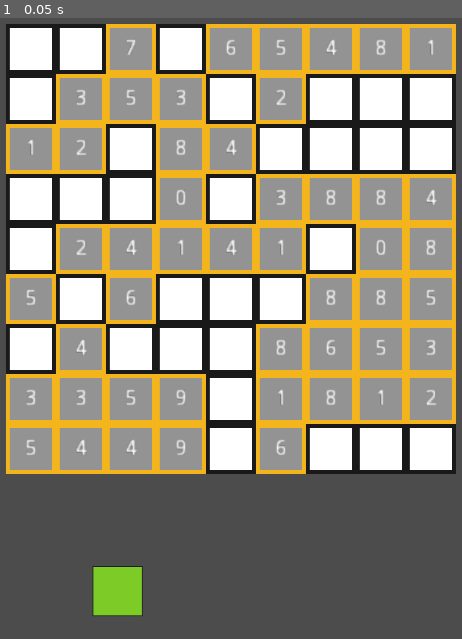
Above: before the commit, frame 1.
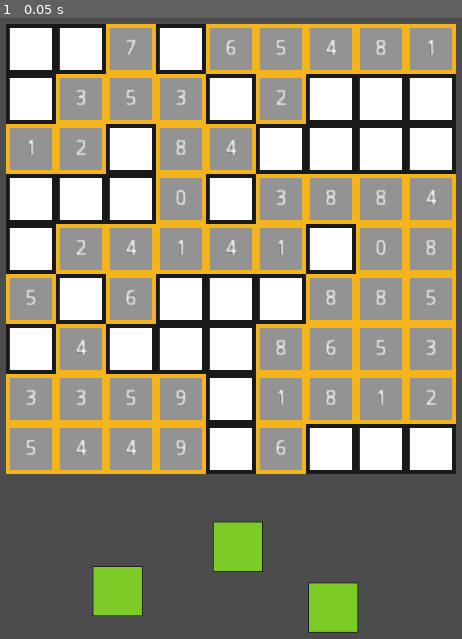
Above: after the commit, the same moment.

Repository: cierius/Tetro
Game: Godot game, scene res://Main.tscn
Same seed, same stepped clock (60 frames per second), same inputs: the game is played once before the commit and once after it.
Inputs:
- Up to frame 1 (0.05 s): no input

The runs differ from the first frame. In frame 1, 1.7% of the frame differs, in the area x 46-78%, y 81-100%.

Commit message:
Fixed up the grid locking in the Tetro script

Diff:
--- a/Main.tscn
+++ b/Main.tscn
@@ -1,8 +1,8 @@
 [gd_scene load_steps=7 format=2]
 
 [ext_resource path="res://Prefabs/grid_open.tscn" type="PackedScene" id=1]
-[ext_resource path="res://Tetro.gd" type="Script" id=2]
-[ext_resource path="res://GridManager.gd" type="Script" id=3]
+[ext_resource path="res://Scripts/Tetro.gd" type="Script" id=2]
+[ext_resource path="res://Scripts/GridManager.gd" type="Script" id=3]
 [ext_resource path="res://Assets/Sprites/green_block.png" type="Texture" id=4]
 [ext_resource path="res://Prefabs/grid_filled.tscn" type="PackedScene" id=5]
 
@@ -29,3 +29,21 @@
 
 [node name="CollisionShape2D" type="CollisionShape2D" parent="green_block/StaticBody2D"]
 shape = SubResource( 1 )
+
+[node name="green_block2" type="Sprite" parent="."]
+position = Vector2( 127, 331 )
+texture = ExtResource( 4 )
+
+[node name="StaticBody2D" type="StaticBody2D" parent="green_block2" groups=["draggable"]]
+
+[node name="CollisionShape2D" type="CollisionShape2D" parent="green_block2/StaticBody2D"]
+shape = SubResource( 1 )
+
+[node name="green_block3" type="Sprite" parent="."]
+position = Vector2( 5, 253 )
+texture = ExtResource( 4 )
+
+[node name="StaticBody2D" type="StaticBody2D" parent="green_block3" groups=["draggable"]]
+
+[node name="CollisionShape2D" type="CollisionShape2D" parent="green_block3/StaticBody2D"]
+shape = SubResource( 1 )
--- a/GridManager.gd
+++ b/Scripts/GridManager.gd
@@ -3,9 +3,10 @@
 
 class Grid:
 	var grid = []
-	var rows = [[],[],[],[],[],[],[],[],[]]
-	var columns = [[],[],[],[],[],[],[],[],[]]
-	var boxes = [[],[],[],[],[],[],[],[],[]]
+	var r: Array = [Block,Block,Block,Block,Block,Block,Block,Block,Block]
+	var rows = [r, r, r, r, r, r, r, r, r]
+	var columns = [r, r, r, r, r, r, r, r, r]
+	var sub_grids = [[],[],[],[],[],[],[],[],[]]
 
 class Block:
 	var value: int
@@ -42,12 +43,24 @@
 			inst.position = Vector2(x*64, -y*64)
 			y_index += 1
 
-	organize_grid()
+	#organize_grid()
 
 
 func organize_grid():
 	for i in g.grid:
-		g.columns[i.position.x/64].append(i)
-		g.rows[i.position.y/64].append(i)
+		print(i.position.x/64)
 
-	print(g.columns[0])
+		g.columns[i.position.x/64].insert(int(i.position.y/64), i)
+		g.rows[i.position.y/64].insert(int(i.position.x/64), i)
+
+		for y in range(3):
+			for x in range(3):
+				for spot_y in range(3):
+					for spot_x in range(3):
+						var grid_spot
+
+						grid_spot = g.rows[(y-1)*(x-1)][(spot_y-1)*(spot_x-1)]
+						#print(grid_spot)
+						g.sub_grids[y*x].insert(spot_y*spot_x, grid_spot)
+
+	print(len(g.rows[0]))
--- /dev/null
+++ b/Scripts/Tetro.gd
@@ -0,0 +1,106 @@
+extends Camera2D
+
+
+var shape # The currently held object
+var shape_container = [] # an array that will fill with the shapes we grab
+
+var is_holding = false # Used when the player is actively holding a shape
+
+# The main interactble object for the player
+class Tetro:
+	var game_object # this is the collider associated with the object
+	var origin: Vector2 # starting position
+	var value: int
+
+
+# Called every frame. 'delta' is the elapsed time since the previous frame.
+func _process(_delta):
+	var m_pos = get_global_mouse_position() # Basically just shorter to type out
+
+	if(Input.is_action_just_pressed("touch")):
+		touch(m_pos)
+
+	elif(Input.is_action_just_released("touch") && shape):
+		is_holding = false
+		shape.position = snap_to_nearest_cell(m_pos)
+		shape = null
+
+	# Lock the position of the shape to the mouse position
+	if(is_holding && shape):
+		shape.position = Vector2(m_pos.x, m_pos.y)
+
+
+func snap_to_nearest_cell(pos):
+	var vec = Vector2(0, 0) # new position for the shape
+
+	# Grab the physics state of the world
+	var space_state = get_world_2d().direct_space_state
+
+	# Raycast a point and return an array of everything hit
+	var result = space_state.intersect_point(pos)
+
+	if(len(result) > 1 && result[1].collider.is_in_group("open")):
+		# Result is an array so we have to loop over it when we move shapes on the
+		# grid itself otherwise it doesn't detect properly
+		for coll in result:
+			if(!coll.collider.is_in_group("draggable")):
+				if(coll.collider.is_in_group("open")):
+					# I am unsure why we have to subtract this large vector, but it works
+					vec = coll.collider.get_parent().position - Vector2(256, -128)
+
+	# When the block is let go of above a filled square, return to it's origin
+	elif(len(result) == 2 && result[1].collider.is_in_group("filled")):
+		# Loop through our array to find the class instance and then return it's starting pos
+		for s in shape_container:
+			if(s.game_object == result[0].collider):
+				return s.origin
+
+	# If we don't leave the shape on the grid it's left where released
+	else:
+		vec = pos
+
+	return vec
+
+
+# When the player clicks / touches on a shape it picks it up and allows them to move it while held down
+func touch(pos):
+	var space_state = get_world_2d().direct_space_state
+
+	# Raycast our mouse pos and see if we hit a draggable shape
+	# Index 0 will be our piece and not the board
+	var result = space_state.intersect_point(pos)
+
+	if(result):
+		if(result[0].collider.is_in_group("draggable")):
+			# First we check to see if we have a class instance of collision
+			# if not we create one and assign the Tetro's starting variables
+
+			if(len(shape_container) > 0):
+				var result_index: int = 0
+
+				# Count the number of times we find the shape in our array
+				# If it's 0 then we create a new Tetro instance
+				for s in range(len(shape_container)):
+					if(shape_container[s].game_object == result[0].collider):
+						result_index += 1
+
+				if(result_index == 0):
+					create_tetro(result[0])
+
+			else:
+				create_tetro(result[0])
+
+
+			shape = result[0].collider.get_parent()
+			is_holding = true
+
+
+func create_tetro(result):
+	# Instance the class, assign it's variables of the clicked shape
+	# then add it to the array so we can trace it
+	var tetro_inst = Tetro.new()
+	tetro_inst.origin = result.collider.get_parent().position
+	tetro_inst.game_object = result.collider
+	shape_container.append(tetro_inst)
+
+	print("New Tetro: ", tetro_inst.origin, " ", tetro_inst.game_object.get_parent().name)
--- a/Tetro.gd
+++ /dev/null
@@ -1,66 +0,0 @@
-extends Camera2D
-
-
-var shape # The currently held object
-
-var is_holding = false # Used when the player is actively holding a shape
-
-class Tetro:
-	var pos: Vector2
-
-
-# Called every frame. 'delta' is the elapsed time since the previous frame.
-func _process(_delta):
-	var m_pos = get_global_mouse_position() # Basically just shorter to type out
-
-	if(Input.is_action_just_pressed("touch")):
-		touch(m_pos)
-	elif(Input.is_action_just_released("touch") && shape):
-		is_holding = false
-		shape.position = snap_to_nearest_cell(m_pos)
-		shape = null
-
-	# Lock the position of the shape to the mouse position
-	if(is_holding && shape):
-		shape.position = Vector2(m_pos.x, m_pos.y)
-
-
-func snap_to_nearest_cell(pos):
-	var vec = Vector2(0, 0) # this is what we'll use to be the new position for the shape
-
-	var space_state = get_world_2d().direct_space_state
-
-	# Raycast a point and return an array of everything hit
-	var result = space_state.intersect_point(pos)
-
-	if(len(result) > 1 && result[1].collider.is_in_group("open")):
-		print(result)
-		# Result is an array so we have to loop over it when we move shapes on the
-		# grid itself otherwise it doesn't detect properly
-		for coll in result:
-			if(!coll.collider.is_in_group("draggable")):
-				if(coll.collider.is_in_group("open")):
-					# I am unsure why we have to subtract this large vector, but it works
-					vec = coll.collider.get_parent().position - Vector2(256, -128)
-
-	elif(len(result) == 2 && result[1].collider.is_in_group("filled")):
-		vec = Vector2(0, 350)
-
-	else:
-		# If we don't leave the shape on the grid it's left where released
-		vec = pos
-
-	return vec
-
-
-# When the player clicks / touches on a shape it picks it up and allows them to move it while held down
-func touch(pos):
-	var space_state = get_world_2d().direct_space_state
-
-	# Raycast our mouse pos and see if we hit a draggable shape
-	var result = space_state.intersect_ray(pos, pos)
-
-	if(result):
-		if(result.collider.is_in_group("draggable")):
-			shape = result.collider.get_parent()
-			is_holding = true
